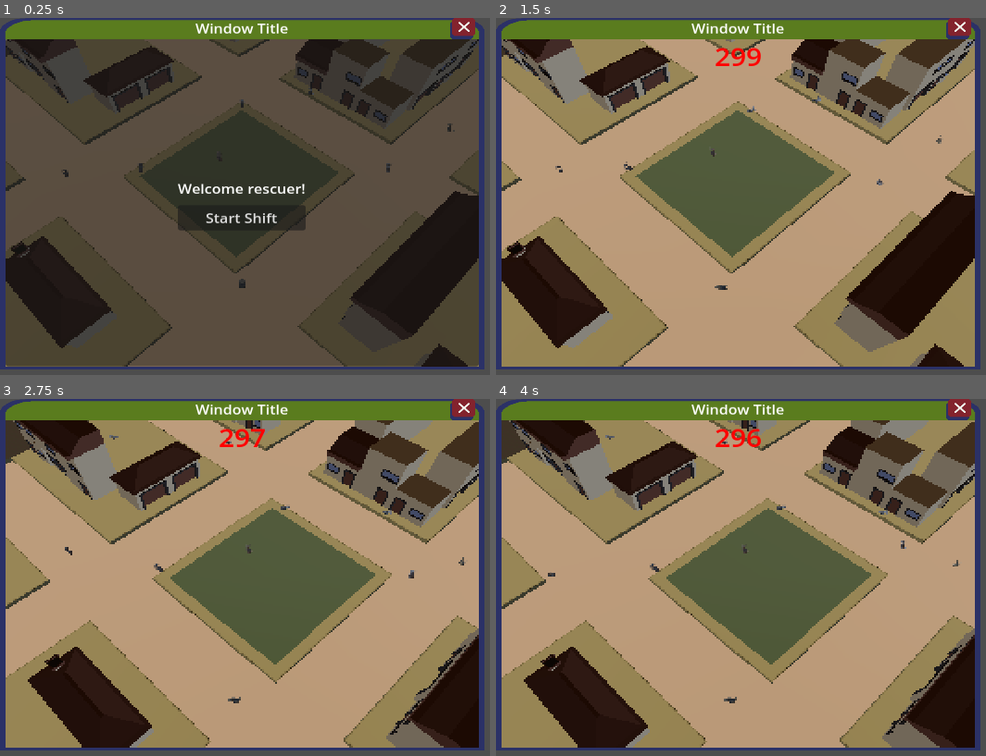
Above: before the commit, frames 1-4 (two rows, left to right).
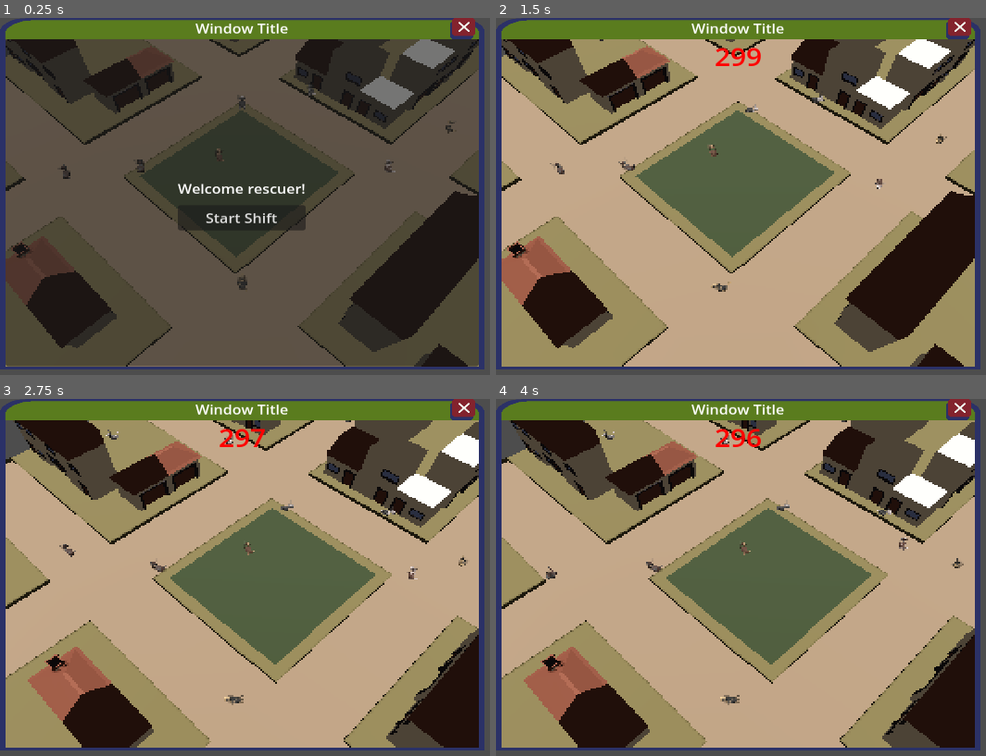
Above: after the commit, the same moments.

Repository: cc-dan/prs
Game: Godot game, scene res://scenes/window/window_world_view.tscn
The game is run twice, just before and just after one commit, with the same random seed, the same clock (stepped at 60 frames per second) and the same inputs. This scene is started directly instead of the project's main scene.
Inputs (mouse positions are in pixels of both pictures, inside the frame that each line leads up to):
- Up to frame 1 (0.25 s): no input
- Up to frame 2 (1.5 s): click "Start Shift" at 0.5 s; move the mouse to (outside the picture) at 1.27 s; click (outside the picture) at 1.35 s
- Up to frame 3 (2.75 s): drag from (220, 702) to (outside the picture) at 2.02 s
- Up to frame 4 (4 s): move the mouse to (941, 556) at 2.77 s; click (941, 556) at 2.85 s; drag from (outside the picture) to (643, 591) at 3.52 s

The runs differ from the first frame. In frame 1, 5.7% of the frame differs, in the area x 1-98%, y 5-98%; in frame 2, 12%; in frame 3, 12%; in frame 4, 12%.
Error in both runs: Cannot call method 'get_node' on a null value. (res://scripts/window_world_view.gd:13)

Commit message:
Mejores descripciones

Diff:
--- a/scenes/window/window_missing_dog.tscn
+++ b/scenes/window/window_missing_dog.tscn
@@ -69,24 +69,7 @@
 text = ": Short and round"
 horizontal_alignment = 2
 
-[node name="TailForm" type="HBoxContainer" parent="HBoxContainer/Body/VBoxContainer" index="2"]
-layout_mode = 2
-
-[node name="Key" type="Label" parent="HBoxContainer/Body/VBoxContainer/TailForm" index="0"]
-custom_minimum_size = Vector2(40, 0)
-layout_mode = 2
-theme_override_colors/font_color = Color(0, 0, 0, 1)
-text = "Tail:"
-
-[node name="TailInfo" type="Label" parent="HBoxContainer/Body/VBoxContainer/TailForm" index="1"]
-unique_name_in_owner = true
-layout_mode = 2
-size_flags_horizontal = 8
-theme_override_colors/font_color = Color(0, 0, 0, 1)
-text = "Long"
-horizontal_alignment = 2
-
-[node name="NoseForm" type="HBoxContainer" parent="HBoxContainer/Body/VBoxContainer" index="3"]
+[node name="NoseForm" type="HBoxContainer" parent="HBoxContainer/Body/VBoxContainer" index="2"]
 layout_mode = 2
 
 [node name="Key" type="Label" parent="HBoxContainer/Body/VBoxContainer/NoseForm" index="0"]
@@ -103,7 +86,7 @@
 text = "Long"
 horizontal_alignment = 2
 
-[node name="EyesForm" type="HBoxContainer" parent="HBoxContainer/Body/VBoxContainer" index="4"]
+[node name="EyesForm" type="HBoxContainer" parent="HBoxContainer/Body/VBoxContainer" index="3"]
 layout_mode = 2
 
 [node name="Key" type="Label" parent="HBoxContainer/Body/VBoxContainer/EyesForm" index="0"]
--- a/scenes/world.tscn
+++ b/scenes/world.tscn
@@ -35,7 +35,6 @@
 sky_material = SubResource("ProceduralSkyMaterial_uwrxv")
 
 [sub_resource type="Environment" id="Environment_lnu2h"]
-background_mode = 2
 sky = SubResource("Sky_yqjtg")
 tonemap_mode = 2
 
@@ -48,8 +47,12 @@
 [node name="World" type="Node3D"]
 script = ExtResource("1_k0juu")
 
-[node name="DirectionalLight3D" type="DirectionalLight3D" parent="."]
-transform = Transform3D(-0.866024, -0.433016, 0.250001, -0.226747, -0.105509, -0.968222, 0.445633, -0.89519, -0.00681201, 0, 50, 0)
+[node name="DirectionalLight3D2" type="DirectionalLight3D" parent="."]
+transform = Transform3D(1, 0, 0, 0, -4.37114e-08, 1, 0, -1, -4.37114e-08, 0, 5, 0)
+shadow_enabled = true
+
+[node name="DirectionalLight3D3" type="DirectionalLight3D" parent="."]
+transform = Transform3D(-1, -3.82137e-15, 8.74228e-08, -8.74228e-08, 4.37114e-08, -1, 0, -1, -4.37114e-08, 0, 5, 0)
 shadow_enabled = true
 
 [node name="WorldEnvironment" type="WorldEnvironment" parent="."]
@@ -63,14 +66,14 @@
 transform = Transform3D(1, 0, 0, 0, 0.5, 0.866025, 0, -0.866025, 0.5, 0, 29, 20)
 
 [node name="Lucho" parent="." node_paths=PackedStringArray("navigation") instance=ExtResource("3_4wyf3")]
-transform = Transform3D(1, 0, 0, 0, 1, 0, 0, 0, 1, 0, 1, -9)
+transform = Transform3D(1.5, 0, 0, 0, 1.5, 0, 0, 0, 1.5, 0, 1, -9)
 collision_layer = 2
 collision_mask = 2
 id = "Lucho"
 navigation = NodePath("../NavigationRegion3D")
 
 [node name="Chicho" type="StaticBody3D" parent="." node_paths=PackedStringArray("navigation")]
-transform = Transform3D(1, 0, 0, 0, 1, 0, 0, 0, 1, 0, 1, 12)
+transform = Transform3D(1.5, 0, 0, 0, 1.5, 0, 0, 0, 1.5, 0, 1, 12)
 collision_layer = 2
 collision_mask = 2
 script = ExtResource("5_i7141")
@@ -93,7 +96,7 @@
 autostart = true
 
 [node name="Gorda" type="StaticBody3D" parent="." node_paths=PackedStringArray("navigation")]
-transform = Transform3D(1, 0, 0, 0, 1, 0, 0, 0, 1, -9, 1, 0)
+transform = Transform3D(1.5, 0, 0, 0, 1.5, 0, 0, 0, 1.5, -9, 1, 0)
 collision_layer = 2
 collision_mask = 2
 script = ExtResource("5_i7141")
@@ -115,7 +118,7 @@
 autostart = true
 
 [node name="Dummy" type="StaticBody3D" parent="." node_paths=PackedStringArray("navigation")]
-transform = Transform3D(1, 0, 0, 0, 1, 0, 0, 0, 1, 13, 1, 0)
+transform = Transform3D(1.5, 0, 0, 0, 1.5, 0, 0, 0, 1.5, 13, 1, 0)
 collision_layer = 2
 collision_mask = 2
 script = ExtResource("5_i7141")
@@ -136,7 +139,7 @@
 autostart = true
 
 [node name="Dummy2" type="StaticBody3D" parent="." node_paths=PackedStringArray("navigation")]
-transform = Transform3D(1, 0, 0, 0, 1, 0, 0, 0, 1, 7, 1, -11)
+transform = Transform3D(1.5, 0, 0, 0, 1.5, 0, 0, 0, 1.5, 7, 1, -11)
 collision_layer = 2
 collision_mask = 2
 script = ExtResource("5_i7141")
@@ -157,7 +160,7 @@
 autostart = true
 
 [node name="Dummy3" type="StaticBody3D" parent="." node_paths=PackedStringArray("navigation")]
-transform = Transform3D(1, 0, 0, 0, 1, 0, 0, 0, 1, 7, 1, -26)
+transform = Transform3D(1.5, 0, 0, 0, 1.5, 0, 0, 0, 1.5, 7, 1, -26)
 collision_layer = 2
 collision_mask = 2
 script = ExtResource("5_i7141")
@@ -178,7 +181,7 @@
 autostart = true
 
 [node name="Dummy4" type="StaticBody3D" parent="." node_paths=PackedStringArray("navigation")]
-transform = Transform3D(0.975174, 0.103358, 0.195841, -0.0756524, 0.986677, -0.14403, -0.208118, 0.125639, 0.970001, -5.89431, 1, -23.7449)
+transform = Transform3D(1.46276, 0.155037, 0.29376, -0.113479, 1.48002, -0.216046, -0.312177, 0.188458, 1.455, -5.89431, 1, -23.7449)
 collision_layer = 2
 collision_mask = 2
 script = ExtResource("5_i7141")
@@ -199,7 +202,7 @@
 autostart = true
 
 [node name="Dummy5" type="StaticBody3D" parent="." node_paths=PackedStringArray("navigation")]
-transform = Transform3D(0.975174, 0.103358, 0.195841, -0.0756524, 0.986677, -0.14403, -0.208118, 0.125639, 0.970001, -15, 1, -22.437)
+transform = Transform3D(1.46276, 0.155037, 0.29376, -0.113479, 1.48002, -0.216046, -0.312177, 0.188458, 1.455, -15, 1, -22.437)
 collision_layer = 2
 collision_mask = 2
 script = ExtResource("5_i7141")
@@ -220,7 +223,7 @@
 autostart = true
 
 [node name="Dummy6" type="StaticBody3D" parent="." node_paths=PackedStringArray("navigation")]
-transform = Transform3D(0.975174, 0.103358, 0.195841, -0.0756524, 0.986677, -0.14403, -0.208118, 0.125639, 0.970001, 25, 1, -25.437)
+transform = Transform3D(1.46276, 0.155037, 0.29376, -0.113479, 1.48002, -0.216046, -0.312177, 0.188458, 1.455, 25, 1, -25.437)
 collision_layer = 2
 collision_mask = 2
 script = ExtResource("5_i7141")
@@ -241,7 +244,7 @@
 autostart = true
 
 [node name="Dummy7" type="StaticBody3D" parent="." node_paths=PackedStringArray("navigation")]
-transform = Transform3D(0.975174, 0.103358, 0.195841, -0.0756524, 0.986677, -0.14403, -0.208118, 0.125639, 0.970001, -15.5665, 1, 0.663637)
+transform = Transform3D(1.46276, 0.155037, 0.29376, -0.113479, 1.48002, -0.216046, -0.312177, 0.188458, 1.455, -15.5665, 1, 0.663637)
 collision_layer = 2
 collision_mask = 2
 script = ExtResource("5_i7141")
@@ -262,7 +265,7 @@
 autostart = true
 
 [node name="Dummy8" type="StaticBody3D" parent="." node_paths=PackedStringArray("navigation")]
-transform = Transform3D(0.975174, 0.103358, 0.195841, -0.0756524, 0.986677, -0.14403, -0.208118, 0.125639, 0.970001, 0, 1, 23.563)
+transform = Transform3D(1.46276, 0.155037, 0.29376, -0.113479, 1.48002, -0.216046, -0.312177, 0.188458, 1.455, 0, 1, 23.563)
 collision_layer = 2
 collision_mask = 2
 script = ExtResource("5_i7141")
@@ -283,7 +286,7 @@
 autostart = true
 
 [node name="Dummy9" type="StaticBody3D" parent="." node_paths=PackedStringArray("navigation")]
-transform = Transform3D(0.975174, 0.103358, 0.195841, -0.0756524, 0.986677, -0.14403, -0.208118, 0.125639, 0.970001, -38, 1, 23.563)
+transform = Transform3D(1.46276, 0.155037, 0.29376, -0.113479, 1.48002, -0.216046, -0.312177, 0.188458, 1.455, -38, 1, 23.563)
 collision_layer = 2
 collision_mask = 2
 script = ExtResource("5_i7141")
@@ -304,7 +307,7 @@
 autostart = true
 
 [node name="Dummy10" type="StaticBody3D" parent="." node_paths=PackedStringArray("navigation")]
-transform = Transform3D(0.975174, 0.103358, 0.195841, -0.0756524, 0.986677, -0.14403, -0.208118, 0.125639, 0.970001, -46, 1, 8.56297)
+transform = Transform3D(1.46276, 0.155037, 0.29376, -0.113479, 1.48002, -0.216046, -0.312177, 0.188458, 1.455, -46, 1, 8.56297)
 collision_layer = 2
 collision_mask = 2
 script = ExtResource("5_i7141")
@@ -325,7 +328,7 @@
 autostart = true
 
 [node name="Dummy11" type="StaticBody3D" parent="." node_paths=PackedStringArray("navigation")]
-transform = Transform3D(0.975174, 0.103358, 0.195841, -0.0756524, 0.986677, -0.14403, -0.208118, 0.125639, 0.970001, 10.7232, 1, -42.1264)
+transform = Transform3D(1.46276, 0.155037, 0.29376, -0.113479, 1.48002, -0.216046, -0.312177, 0.188458, 1.455, 10.7232, 1, -42.1264)
 collision_layer = 2
 collision_mask = 2
 script = ExtResource("5_i7141")
@@ -346,7 +349,7 @@
 autostart = true
 
 [node name="Dummy12" type="StaticBody3D" parent="." node_paths=PackedStringArray("navigation")]
-transform = Transform3D(0.975174, 0.103358, 0.195841, -0.0756524, 0.986677, -0.14403, -0.208118, 0.125639, 0.970001, -36.4517, 1, -1.04294)
+transform = Transform3D(1.46276, 0.155037, 0.29376, -0.113479, 1.48002, -0.216046, -0.312177, 0.188458, 1.455, -36.4517, 1, -1.04294)
 collision_layer = 2
 collision_mask = 2
 script = ExtResource("5_i7141")
@@ -367,7 +370,7 @@
 autostart = true
 
 [node name="Dummy13" type="StaticBody3D" parent="." node_paths=PackedStringArray("navigation")]
-transform = Transform3D(0.975174, 0.103358, 0.195841, -0.0756524, 0.986677, -0.14403, -0.208118, 0.125639, 0.970001, -31.1909, 1, 7.5847)
+transform = Transform3D(1.46276, 0.155037, 0.29376, -0.113479, 1.48002, -0.216046, -0.312177, 0.188458, 1.455, -31.1909, 1, 7.5847)
 collision_layer = 2
 collision_mask = 2
 script = ExtResource("5_i7141")
@@ -388,7 +391,7 @@
 autostart = true
 
 [node name="Dummy14" type="StaticBody3D" parent="." node_paths=PackedStringArray("navigation")]
-transform = Transform3D(0.975174, 0.103358, 0.195841, -0.0756524, 0.986677, -0.14403, -0.208118, 0.125639, 0.970001, 34.2529, 1, -1.35858)
+transform = Transform3D(1.46276, 0.155037, 0.29376, -0.113479, 1.48002, -0.216046, -0.312177, 0.188458, 1.455, 34.2529, 1, -1.35858)
 collision_layer = 2
 collision_mask = 2
 script = ExtResource("5_i7141")
@@ -409,7 +412,7 @@
 autostart = true
 
 [node name="Dummy15" type="StaticBody3D" parent="." node_paths=PackedStringArray("navigation")]
-transform = Transform3D(0.975174, 0.103358, 0.195841, -0.0756524, 0.986677, -0.14403, -0.208118, 0.125639, 0.970001, -2.04635, 1, -1.4638)
+transform = Transform3D(1.46276, 0.155037, 0.29376, -0.113479, 1.48002, -0.216046, -0.312177, 0.188458, 1.455, -2.04635, 1, -1.4638)
 collision_layer = 2
 collision_mask = 2
 script = ExtResource("5_i7141")
@@ -430,7 +433,7 @@
 autostart = true
 
 [node name="Dummy16" type="StaticBody3D" parent="." node_paths=PackedStringArray("navigation")]
-transform = Transform3D(0.975174, 0.103358, 0.195841, -0.0756524, 0.986677, -0.14403, -0.208118, 0.125639, 0.970001, -16.8817, 1, 23.893)
+transform = Transform3D(1.46276, 0.155037, 0.29376, -0.113479, 1.48002, -0.216046, -0.312177, 0.188458, 1.455, -16.8817, 1, 23.893)
 collision_layer = 2
 collision_mask = 2
 script = ExtResource("5_i7141")
@@ -451,7 +454,7 @@
 autostart = true
 
 [node name="Dummy17" type="StaticBody3D" parent="." node_paths=PackedStringArray("navigation")]
-transform = Transform3D(0.975174, 0.103358, 0.195841, -0.0756524, 0.986677, -0.14403, -0.208118, 0.125639, 0.970001, 19.8241, 1, -5.37416)
+transform = Transform3D(1.46276, 0.155037, 0.29376, -0.113479, 1.48002, -0.216046, -0.312177, 0.188458, 1.455, 19.8241, 1, -5.37416)
 collision_layer = 2
 collision_mask = 2
 script = ExtResource("5_i7141")
@@ -472,7 +475,7 @@
 autostart = true
 
 [node name="Dummy18" type="StaticBody3D" parent="." node_paths=PackedStringArray("navigation")]
-transform = Transform3D(0.975174, 0.103358, 0.195841, -0.0756524, 0.986677, -0.14403, -0.208118, 0.125639, 0.970001, -3.4943, 1, -37.2249)
+transform = Transform3D(1.46276, 0.155037, 0.29376, -0.113479, 1.48002, -0.216046, -0.312177, 0.188458, 1.455, -3.4943, 1, -37.2249)
 collision_layer = 2
 collision_mask = 2
 script = ExtResource("5_i7141")
--- a/scripts/desktop.gd
+++ b/scripts/desktop.gd
@@ -91,7 +91,7 @@
 			ears = pet_structure.EARS_ROUND_LONG,
 			nose = pet_structure.NOSE_ROUND,
 			hair_spots_shape = pet_structure.HAIR_SPOTS_BIG,
-			hair_spots_color = pet_structure.HAIR_SPOTS_COLOR_WHITE,
+			hair_spots_color = pet_structure.HAIR_SPOTS_COLOR_GREY,
 			hair_color = pet_structure.HAIR_COLOR_BROWN,
 			eyes = pet_structure.EYES_EYEPATCH
 		},
@@ -110,7 +110,7 @@
 			nose = pet_structure.NOSE_NARROW,
 			hair_spots_shape = pet_structure.HAIR_SPOTS_HEARTS,
 			hair_spots_color = pet_structure.HAIR_SPOTS_COLOR_BLOND, #Este si es correcto que sea blond
-			hair_color = pet_structure.HAIR_COLOR_GREY,
+			hair_color = pet_structure.HAIR_COLOR_BLACK,
 			eyes = pet_structure.EYES_COMMON
 		}
 	])
--- a/scripts/dog.gd
+++ b/scripts/dog.gd
@@ -36,12 +36,9 @@
 	return path[path_index]
 
 func _physics_process(delta: float) -> void:
-	if id == "Gorda":
-		if idle: print("idling for ", $Idler.time_left)
 	if idle: return
 
 	var next_point := get_next_point()
-	if id == "Gorda": print("Stopped idling, next point: ", next_point)
 	if next_point == Vector3.ZERO:
 		idle = true
 		$Idler.start()
--- a/scripts/pet_structure.gd
+++ b/scripts/pet_structure.gd
@@ -15,11 +15,13 @@
 	HAIR_SPOTS_COLOR_WHITE,
 	HAIR_SPOTS_COLOR_BROWN,
 	HAIR_SPOTS_COLOR_BLACK,
+	HAIR_SPOTS_COLOR_GREY,
 
 	HAIR_COLOR_BLOND,
 	HAIR_COLOR_WHITE,
 	HAIR_COLOR_GREY,
 	HAIR_COLOR_BROWN,
+	HAIR_COLOR_BLACK,
 
 	NOSE_SMALL,
 	NOSE_ROUND,
@@ -42,9 +44,11 @@
 static func describe(element: int) -> String:
 	match element:
 		EARS_POINTY: return "Pointy"
-		EARS_ROUND, NOSE_ROUND: return "Round"
-		EARS_ROUND_LONG, NOSE_BIG_ROUND: return "Round and big"
+		EARS_ROUND: return "Droopy and small"
+		EARS_ROUND_LONG: return "Droopy and big"
 
+		NOSE_BIG_ROUND: return "Round and big"
+		NOSE_ROUND: return "Round"
 		NOSE_SMALL_FLAT: return "Small and flat"
 		NOSE_BIG_FLAT: return "Big and flat"
 		NOSE_NARROW: return "Narrow"
@@ -53,14 +57,13 @@
 		HAIR_SPOTS_SMALL: return "Small"
 		HAIR_SPOTS_HEARTS: return "Heart-shaped"
 
-		HAIR_SPOTS_COLOR_BLACK: return "Black"
+		HAIR_SPOTS_COLOR_BLACK, HAIR_COLOR_BLACK: return "Black"
 		HAIR_SPOTS_COLOR_BLOND, HAIR_COLOR_BLOND: return "Blond"
 		HAIR_SPOTS_COLOR_BROWN, HAIR_COLOR_BROWN: return "Brown"
 		HAIR_SPOTS_COLOR_WHITE, HAIR_COLOR_WHITE: return "White"
+		HAIR_SPOTS_COLOR_GREY, HAIR_COLOR_GREY: return "Grey"
 
 		EYES_COMMON: return "Common"
 		EYES_EYEPATCH: return "Eyepatch"
 
-		HAIR_COLOR_GREY: return "Grey"
-
 	return "Unknown"
Not shown: 1 places in scenes/world.tscn that only renumber resources
